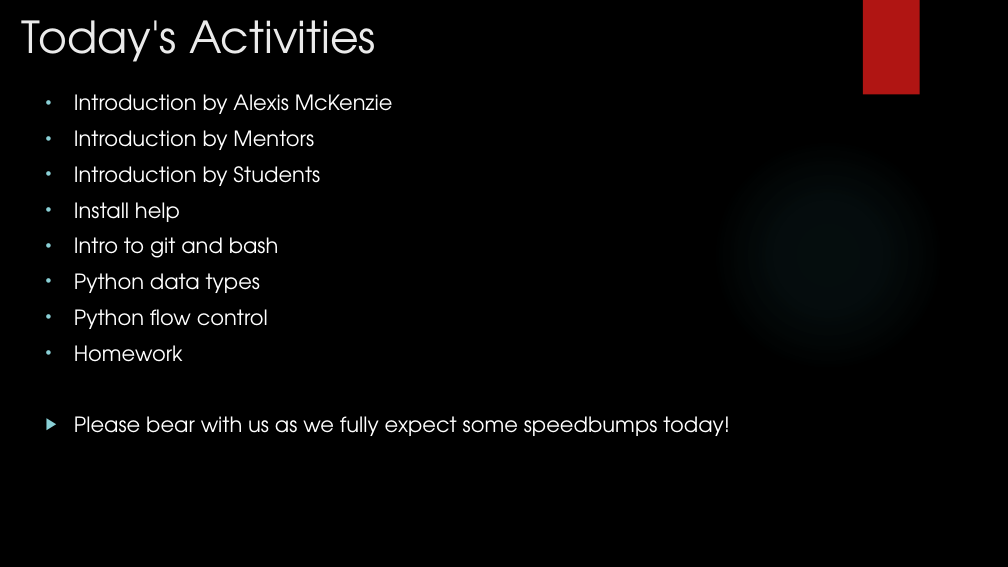
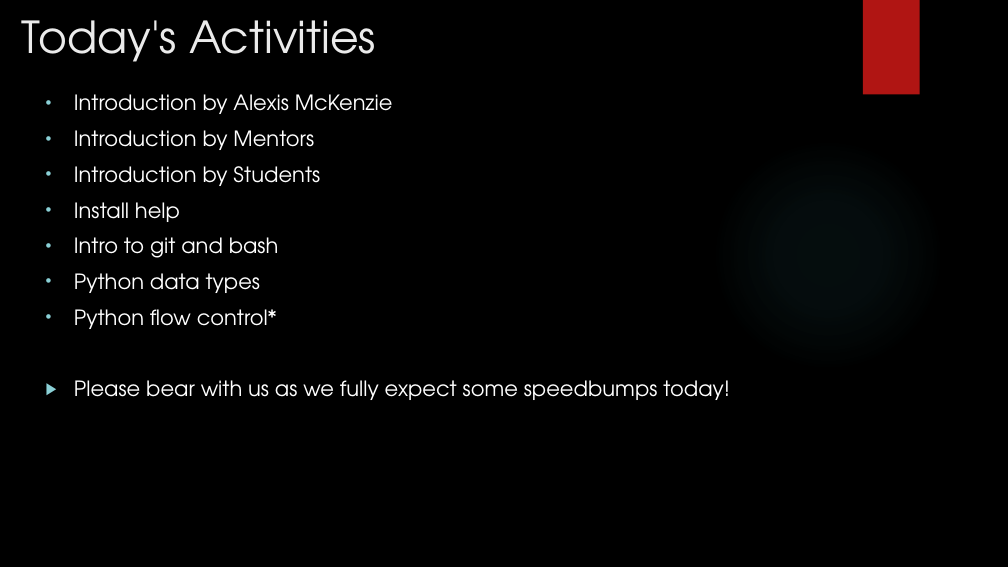
Before and after one commit to LaunchCoderGirlSTL/Data-Science-Assignments, a slide deck: slide 2 of course_material/week_01/01_Presentation.pptx. Drawn at 1008x567 pixels with LibreOffice and Linux fonts; fonts in the diff are those of the drawing; background and template pictures are left out. Boxes give left, top, right and bottom in pixels: in the first picture for what was removed or moved away, otherwise in the second. Text is boxed around its words. In the diff, an @@ line names an element or a change of style, - is before the commit and + after.

```diff
--- a/course_material/week_01/01_Presentation.pptx
+++ b/course_material/week_01/01_Presentation.pptx
@@ text at (74,309,277,329): text changed @@
-• Python flow control
-• Homework
+• Python flow control*
```
Also in this commit, not shown: 4 other slides changed, 1 slide added, 1 other file.
